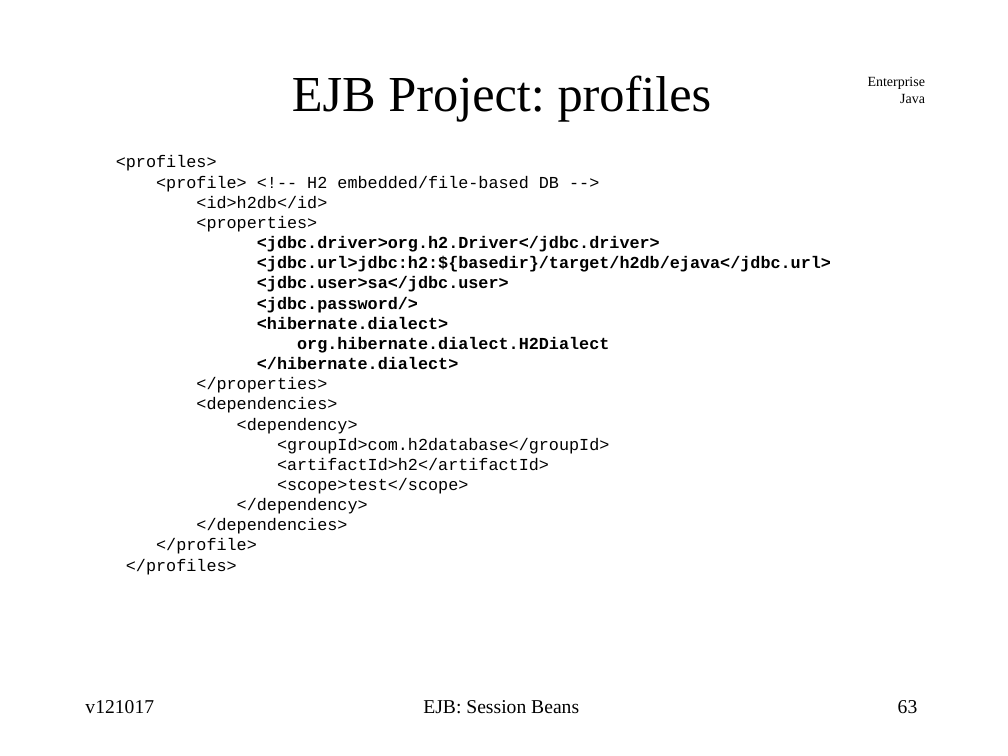
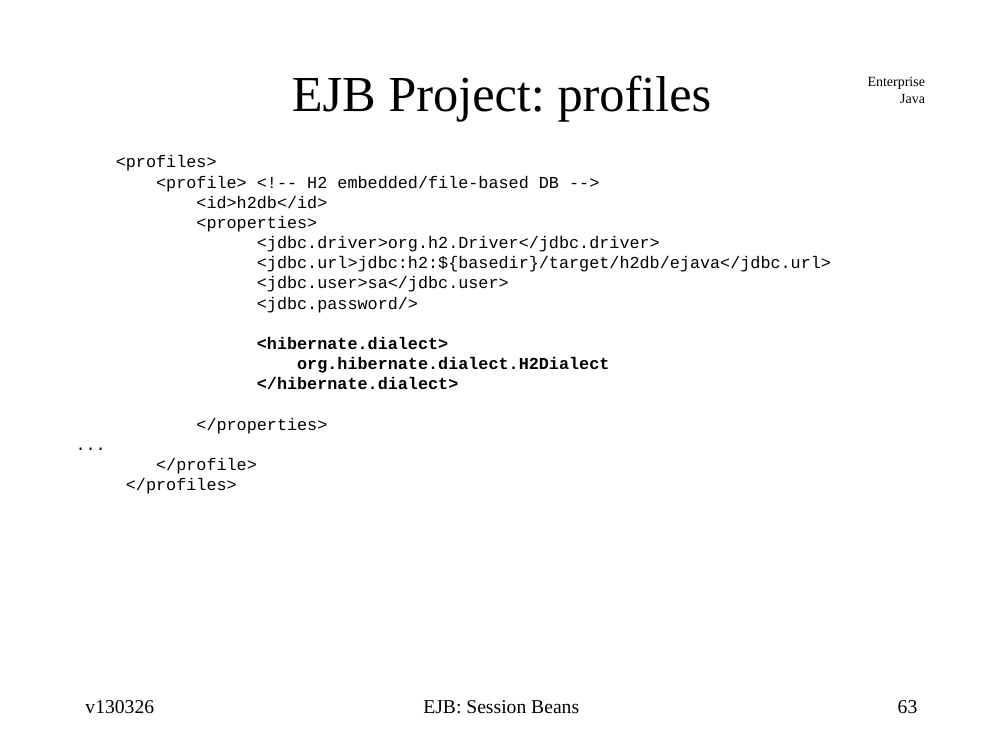
Before and after one commit to jcstaff/ejava-javaee, a slide deck: slide 63 of ejbsessionBank/src/site/resources/lectures/ejbSession.ppt. Drawn at 1008x756 pixels with LibreOffice and Linux fonts; fonts in the diff are those of the drawing. Boxes give left, top, right and bottom in pixels: in the first picture for what was removed or moved away, otherwise in the second. Text is boxed around its words. In the diff, an @@ line names an element or a change of style, - is before the commit and + after.

```diff
--- a/ejbsessionBank/src/site/resources/lectures/ejbSession.ppt
+++ b/ejbsessionBank/src/site/resources/lectures/ejbSession.ppt
@@ text at bbox=[257, 236, 831, 313]: bold off in "<jdbc.driver>org.h2.Driver</jdbc.driver>", "<jdbc.url>jdbc:h2:${basedir}/target/h2db/ejava</jdbc.url>", "<jdbc.user>sa</jdbc.user>", "<jdbc.password/>" @@
@@ text at bbox=[196, 397, 609, 534]: text changed @@
-<dependencies>
-<dependency>
-<groupId>com.h2database</groupId>
-<artifactId>h2</artifactId>
-<scope>test</scope>
-</dependency>
-</dependencies>
+...
@@ text at bbox=[85, 700, 154, 714]: text changed @@
-v121017
+v130326
```
Also in this commit, not shown: 72 other slides changed, 1 slide added, 1 slide removed, 1 other file.
